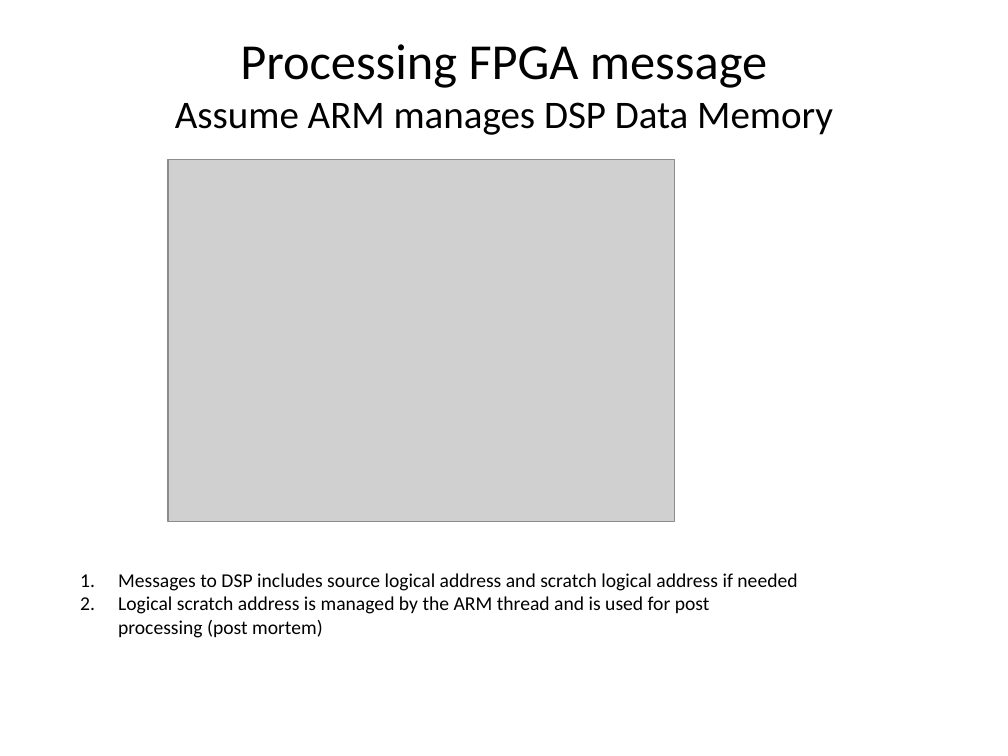
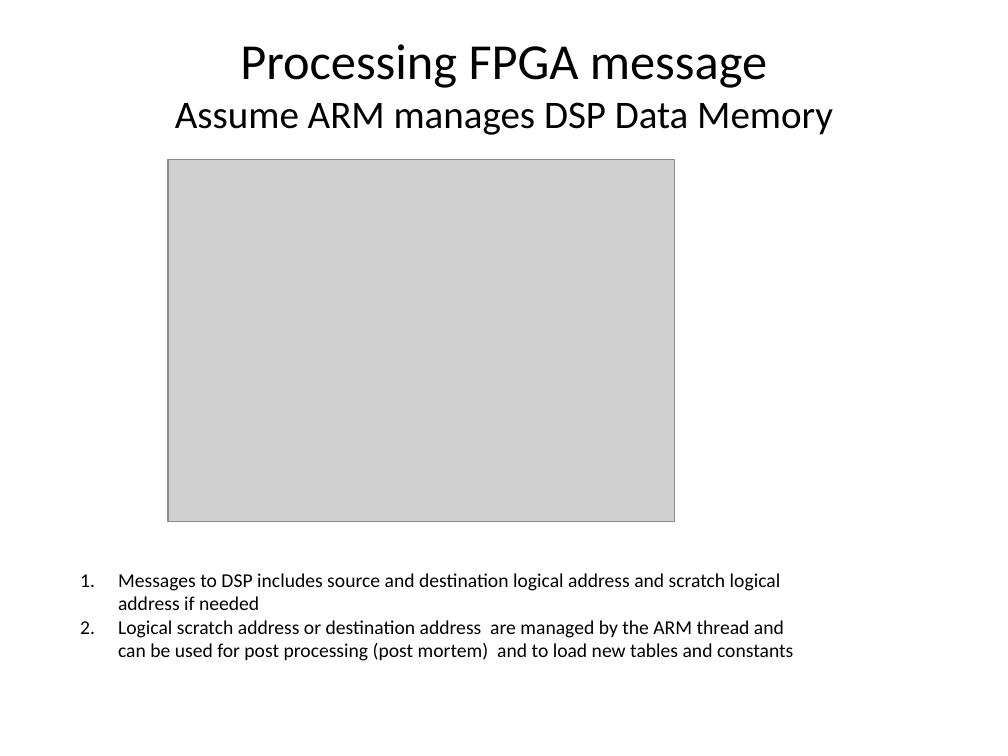
Before and after one commit to hari1989/keystone-workshop, a slide deck: slide 14 of preliminary/Working/presentations/Implementation_of_ProDrive_Model.pptx (slide 13 before the commit). Drawn at 1008x756 pixels with LibreOffice and Linux fonts; fonts in the diff are those of the drawing; grey boxes stand for pictures. Boxes give left, top, right and bottom in pixels: in the first picture for what was removed or moved away, otherwise in the second. Text is boxed around its words. In the diff, an @@ line names an element or a change of style, - is before the commit and + after.

```diff
--- a/preliminary/Working/presentations/Implementation_of_ProDrive_Model.pptx
+++ b/preliminary/Working/presentations/Implementation_of_ProDrive_Model.pptx
@@ text at box(118, 573, 793, 661): text changed @@
-1. Messages to DSP includes source logical address and scratch logical address if needed
-2. Logical scratch address is managed by the ARM thread and is used for post processing (post mortem)
+1. Messages to DSP includes source and destination logical address and scratch logical address if needed
+2. Logical scratch address or destination address are managed by the ARM thread and can be used for post processing (post mortem) and to load new tables and constants
```
Also in this commit, not shown: 21 other slides changed, 34 slides added.
